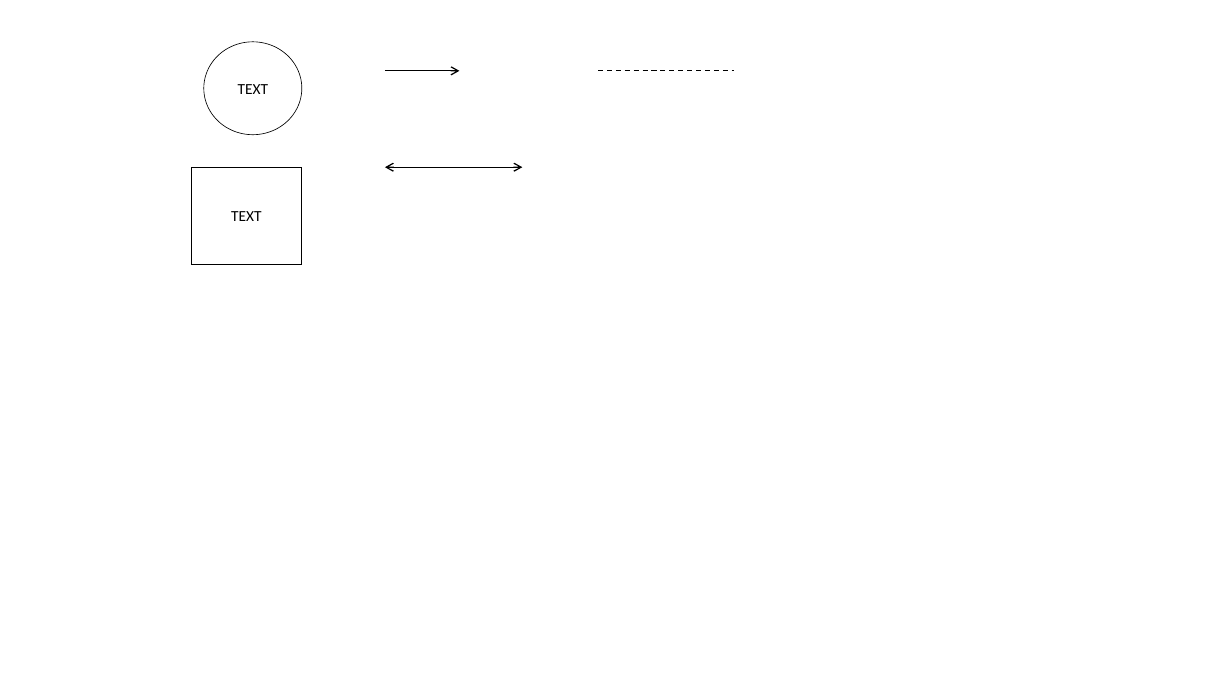
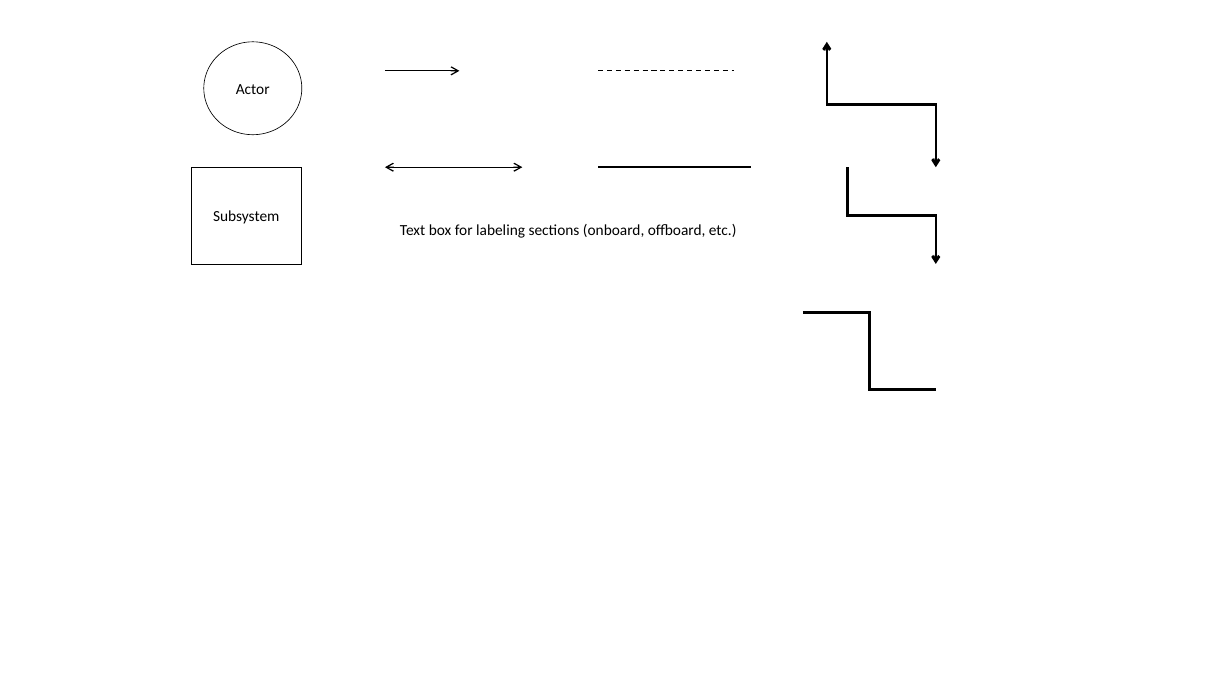
Before and after one commit to rachelholladay/robotics_capstone, a slide deck: slide 1 of concept_eval/diagrams/diagram_template.pptx. Drawn at 1232x693 pixels with LibreOffice and Linux fonts; fonts in the diff are those of the drawing. Boxes give left, top, right and bottom in pixels: in the first picture for what was removed or moved away, otherwise in the second. Text is boxed around its words. In the diff, an @@ line names an element or a change of style, - is before the commit and + after.

```diff
--- a/concept_eval/diagrams/diagram_template.pptx
+++ b/concept_eval/diagrams/diagram_template.pptx
@@ elbow double arrow added from (827, 42) to (936, 167), #000000 2 pt @@
@@ text in ellipse at (x1=236, y1=84, x2=270, y2=94): text changed @@
-TEXT
+Actor
@@ line added from (598, 167) to (750, 167), #000000 2 pt @@
@@ elbow arrow added from (848, 167) to (936, 264), #000000 2 pt @@
@@ text in rectangle at (x1=213, y1=210, x2=279, y2=224): text changed @@
-TEXT
+Subsystem
@@ text added at (x1=400, y1=224, x2=737, y2=238), 12 pt, text #000000 @@
+Text box for labeling sections (onboard, offboard, etc.)
@@ elbow line added from (803, 312) to (936, 389), #000000 2 pt @@
```
Also in this commit, not shown: 1 other file.
